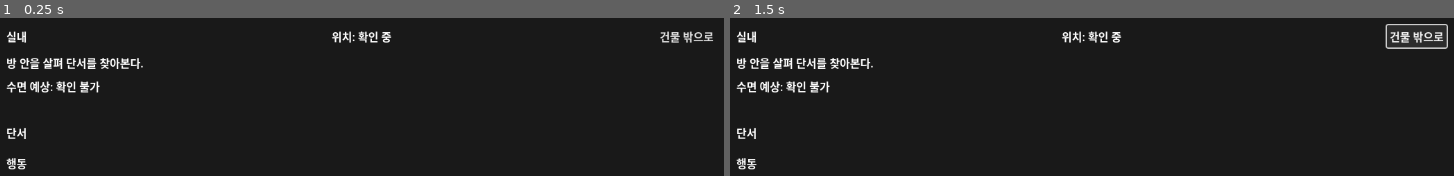
Above: before the commit, frames 1-2 (left to right).
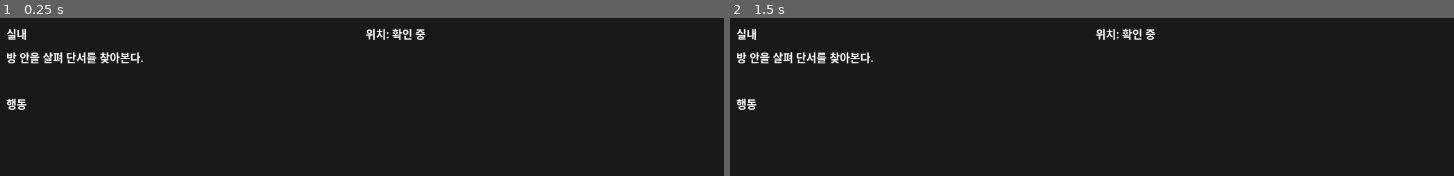
Above: after the commit, the same moments.

Repository: Pupre/apocalypse
Game: Godot game, scene res://scenes/indoor/indoor_mode.tscn
Two runs of this game, one before a commit and one after it. Both use one fixed random seed, a clock stepped at 60 frames per second and the inputs below. This scene is started directly instead of the project's main scene.
Inputs (mouse positions are in pixels of both pictures, inside the frame that each line leads up to):
- Up to frame 1 (0.25 s): no input
- Up to frame 2 (1.5 s): click (1417, 36) at 0.5 s, where only the run before the commit has a clickable "건물 밖으로"; tap Enter at 1.25 s; hold D (move_right) from 1.28 s (still down); tap E (enter_building) at 1.35 s

The runs differ from the first frame. In frame 1, 3.1% of the frame differs, in the area x 0-99%, y 6-97%; in frame 2, 3.4%, in the area x 0-100%, y 3-97%.

Commit message:
refactor: focus indoor UI on current zone context

Diff:
--- a/game/scenes/indoor/indoor_mode.tscn
+++ b/game/scenes/indoor/indoor_mode.tscn
@@ -41,25 +41,13 @@
 size_flags_horizontal = 3
 text = "위치: 확인 중"
 
-[node name="ExitButton" type="Button" parent="Panel/VBox/Header"]
-text = "건물 밖으로"
-
 [node name="SummaryLabel" type="Label" parent="Panel/VBox"]
 text = "방 안을 살펴 단서를 찾아본다."
 autowrap_mode = 3
 
-[node name="SleepPreviewLabel" type="Label" parent="Panel/VBox"]
-text = "수면 예상: 확인 불가"
-
 [node name="ResultLabel" type="Label" parent="Panel/VBox"]
 text = ""
 autowrap_mode = 3
-
-[node name="ClueHeadingLabel" type="Label" parent="Panel/VBox"]
-text = "단서"
-
-[node name="ClueList" type="VBoxContainer" parent="Panel/VBox"]
-theme_override_constants/separation = 6
 
 [node name="ActionHeadingLabel" type="Label" parent="Panel/VBox"]
 text = "행동"
--- a/game/scripts/indoor/indoor_director.gd
+++ b/game/scripts/indoor/indoor_director.gd
@@ -56,12 +56,32 @@
 	return current_zone_id
 
 
-func get_visible_clues() -> Array[Dictionary]:
-	return _resolver.get_visible_clues(_event_data, _event_state)
+func get_current_zone_summary() -> String:
+	var current_zone_id := get_current_zone_id()
+	if current_zone_id.is_empty() or _event_data.is_empty():
+		return get_event_summary()
+
+	var current_zone := _resolver.get_zone(_event_data, current_zone_id)
+	if current_zone.is_empty():
+		return get_event_summary()
+
+	var zone_summary := String(current_zone.get("summary", ""))
+	if not zone_summary.is_empty():
+		return zone_summary
+
+	return get_event_summary()
 
 
 func get_actions() -> Array[Dictionary]:
-	return _resolver.get_actions(_event_data, _event_state)
+	var actions := _resolver.get_actions(_event_data, _event_state)
+	if _is_at_entry_zone():
+		actions.append({
+			"id": "exit_building",
+			"label": "건물 밖으로 나간다",
+			"type": "exit",
+		})
+
+	return actions
 
 
 func get_sleep_preview() -> Dictionary:
@@ -73,6 +93,9 @@
 
 
 func apply_action(action_id: String) -> bool:
+	if action_id == "exit_building":
+		return true
+
 	if not _resolver.apply_action(_run_state, _event_data, _event_state, action_id):
 		return false
 
@@ -101,3 +124,7 @@
 		"zone_flags": {},
 		"noise": 0,
 	}
+
+
+func _is_at_entry_zone() -> bool:
+	return get_current_zone_id() == _resolver.get_entry_zone_id(_event_data)
--- a/game/scripts/indoor/indoor_mode.gd
+++ b/game/scripts/indoor/indoor_mode.gd
@@ -7,11 +7,8 @@
 var _title_label: Label = null
 var _location_label: Label = null
 var _summary_label: Label = null
-var _sleep_preview_label: Label = null
 var _result_label: Label = null
-var _clue_list: VBoxContainer = null
 var _action_buttons: VBoxContainer = null
-var _exit_button: Button = null
 var _director_connected := false
 
 
@@ -25,8 +22,6 @@
 func _ready() -> void:
 	_cache_nodes()
 	_bind_director()
-	if _exit_button != null and not _exit_button.pressed.is_connected(Callable(self, "_on_exit_pressed")):
-		_exit_button.pressed.connect(Callable(self, "_on_exit_pressed"))
 
 
 func _bind_director() -> void:
@@ -52,33 +47,14 @@
 	if _location_label != null:
 		_update_location_label()
 
-	if _summary_label != null and _director.has_method("get_event_summary"):
-		var summary: String = String(_director.get_event_summary())
+	if _summary_label != null and _director.has_method("get_current_zone_summary"):
+		var summary: String = String(_director.get_current_zone_summary())
 		_summary_label.text = summary if not summary.is_empty() else "방 안을 살펴 단서를 찾아본다."
-
-	if _sleep_preview_label != null and _director.has_method("get_sleep_preview"):
-		_sleep_preview_label.text = _sleep_preview_text(_director.get_sleep_preview())
 
 	if _result_label != null and _director.has_method("get_feedback_message"):
 		_result_label.text = String(_director.get_feedback_message())
 
-	_refresh_clue_list()
 	_refresh_action_buttons()
-
-
-func _refresh_clue_list() -> void:
-	if _clue_list == null:
-		return
-
-	_clear_children(_clue_list)
-	if not _director.has_method("get_visible_clues"):
-		return
-
-	for clue in _director.get_visible_clues():
-		var clue_label := Label.new()
-		clue_label.autowrap_mode = TextServer.AUTOWRAP_WORD_SMART
-		clue_label.text = "• %s" % String(clue.get("text", clue.get("id", "")))
-		_clue_list.add_child(clue_label)
 
 
 func _refresh_action_buttons() -> void:
@@ -101,19 +77,12 @@
 
 
 func _on_action_pressed(action_id: String) -> void:
+	if action_id == "exit_building":
+		exit_requested.emit()
+		return
+
 	if _director != null and _director.has_method("apply_action"):
 		_director.apply_action(action_id)
-
-
-func _on_exit_pressed() -> void:
-	exit_requested.emit()
-
-
-func _sleep_preview_text(preview: Dictionary) -> String:
-	if preview.is_empty():
-		return "수면 예상: 확인 불가"
-
-	return "수면 예상: %d분 (%s)" % [int(preview.get("sleep_minutes", 0)), String(preview.get("band", "알 수 없음"))]
 
 
 func _cache_nodes() -> void:
@@ -121,15 +90,13 @@
 	_title_label = get_node_or_null("Panel/VBox/Header/TitleLabel") as Label
 	_location_label = get_node_or_null("Panel/VBox/Header/LocationLabel") as Label
 	_summary_label = get_node_or_null("Panel/VBox/SummaryLabel") as Label
-	_sleep_preview_label = get_node_or_null("Panel/VBox/SleepPreviewLabel") as Label
 	_result_label = get_node_or_null("Panel/VBox/ResultLabel") as Label
-	_clue_list = get_node_or_null("Panel/VBox/ClueList") as VBoxContainer
 	_action_buttons = get_node_or_null("Panel/VBox/ActionButtons") as VBoxContainer
-	_exit_button = get_node_or_null("Panel/VBox/Header/ExitButton") as Button
 
 
 func _clear_children(container: Node) -> void:
 	for child in container.get_children():
+		container.remove_child(child)
 		child.queue_free()
 
 
--- a/game/tests/smoke/test_first_playable_loop.gd
+++ b/game/tests/smoke/test_first_playable_loop.gd
@@ -202,6 +202,18 @@
 		return
 	assert_eq(location_label.text, "위치: 정문 진입부", "Indoor mode should begin at the mart entrance zone.")
 
+	var summary_label := indoor_mode.get_node_or_null("Panel/VBox/SummaryLabel") as Label
+	if not assert_true(summary_label != null, "Indoor mode should expose a current-zone summary label."):
+		bootstrap.free()
+		return
+	assert_eq(summary_label.text, "깨진 자동문과 쓰러진 장바구니가 보인다.", "Indoor mode should describe the current entrance zone.")
+
+	var clue_list := indoor_mode.get_node_or_null("Panel/VBox/ClueList") as VBoxContainer
+	assert_true(clue_list == null, "Indoor mode should not expose a persistent clue list in the main layout.")
+
+	var sleep_preview_label := indoor_mode.get_node_or_null("Panel/VBox/SleepPreviewLabel") as Label
+	assert_true(sleep_preview_label == null, "Indoor mode should not expose sleep preview in the main layout.")
+
 	var action_buttons := indoor_mode.get_node_or_null("Panel/VBox/ActionButtons") as VBoxContainer
 	if not assert_true(action_buttons != null, "Indoor action buttons should be mounted in the UI tree."):
 		bootstrap.free()
@@ -209,6 +221,10 @@
 	if not assert_true(action_buttons.get_child_count() > 0, "The indoor UI should expose at least one action button."):
 		bootstrap.free()
 		return
+	assert_true(
+		_buttons_include_text(action_buttons, "건물 밖으로 나간다"),
+		"The entrance zone should expose leaving the building as a contextual action."
+	)
 
 	var move_checkout_button := _find_button_by_text(action_buttons, "계산대로 이동한다")
 	if not assert_true(move_checkout_button != null, "Indoor mode should expose a movement action into checkout."):
@@ -228,10 +244,15 @@
 	):
 		bootstrap.free()
 		return
+	assert_eq(summary_label.text, "계산대 뒤쪽에는 창고로 이어지는 문이 있다.", "Indoor mode should update the summary for the checkout zone.")
 
 	assert_true(
 		_buttons_include_text(action_buttons, "조용히 서랍을 연다"),
 		"Checkout should expose its local search action."
+	)
+	assert_true(
+		not _buttons_include_text(action_buttons, "건물 밖으로 나간다"),
+		"Leaving the building should not stay visible away from the entrance."
 	)
 
 	var checkout_search_button := _find_button_by_text(action_buttons, "조용히 서랍을 연다")
@@ -260,12 +281,29 @@
 	assert_eq(hud_clock_label.text, "1일차 11:00", "The checkout search should advance shared time.")
 	assert_true(result_label.text.find("30분 동안 수색했다.") != -1, "Indoor feedback should describe the spent time.")
 
-	var exit_button := indoor_mode.get_node_or_null("Panel/VBox/Header/ExitButton") as Button
-	if not assert_true(exit_button != null, "Indoor mode should expose an ExitButton for returning outside."):
-		bootstrap.free()
-		return
-
-	exit_button.emit_signal("pressed")
+	var return_to_entrance_button := _find_button_by_text(action_buttons, "정문 진입부로 이동한다")
+	if not assert_true(return_to_entrance_button != null, "Checkout should allow returning to the entrance zone."):
+		bootstrap.free()
+		return
+
+	return_to_entrance_button.emit_signal("pressed")
+	if not await _wait_until(
+		Callable(self, "_label_text_is").bind(location_label, "위치: 정문 진입부"),
+		"Timed out waiting for the indoor location to return to the entrance."
+	):
+		bootstrap.free()
+		return
+	assert_true(
+		_buttons_include_text(action_buttons, "건물 밖으로 나간다"),
+		"The entrance zone should restore the contextual leave-building action."
+	)
+
+	var exit_action_button := _find_button_by_text(action_buttons, "건물 밖으로 나간다")
+	if not assert_true(exit_action_button != null, "Indoor mode should expose a leave-building action at the entrance."):
+		bootstrap.free()
+		return
+
+	exit_action_button.emit_signal("pressed")
 	if not await _await_transition_completion(
 		run_shell,
 		hud_title_label,
@@ -278,7 +316,7 @@
 		bootstrap.free()
 		return
 
-	assert_eq(run_shell.get_current_mode_name(), "outdoor", "Pressing ExitButton should return the run shell to outdoor mode.")
+	assert_eq(run_shell.get_current_mode_name(), "outdoor", "Pressing the entrance leave action should return the run shell to outdoor mode.")
 	assert_eq(hud_title_label.text, "외부 생존 정보", "Returning outside should restore the outdoor HUD presentation.")
 	assert_eq(fade_rect.color.a, 0.0, "The transition layer should end transparent after leaving the building.")
 
--- a/game/tests/unit/test_indoor_mode.gd
+++ b/game/tests/unit/test_indoor_mode.gd
@@ -60,10 +60,9 @@
 	indoor_mode.exit_requested.connect(Callable(self, "_on_exit_requested"))
 
 	var exit_button := indoor_mode.get_node_or_null("Panel/VBox/Header/ExitButton") as Button
-	if not assert_true(exit_button != null, "Indoor mode should expose an ExitButton."):
+	if not assert_true(exit_button == null, "Indoor mode should no longer expose a global ExitButton."):
 		indoor_mode.free()
 		return
-	assert_eq(exit_button.text, "건물 밖으로", "Indoor mode should label the exit action as 건물 밖으로.")
 
 	var location_label := indoor_mode.get_node_or_null("Panel/VBox/Header/LocationLabel") as Label
 	if not assert_true(location_label != null, "Indoor mode should expose a LocationLabel."):
@@ -75,10 +74,39 @@
 		"Indoor mode should show the mart entry zone label after configure."
 	)
 
+	var summary_label := indoor_mode.get_node_or_null("Panel/VBox/SummaryLabel") as Label
+	if not assert_true(summary_label != null, "Indoor mode should expose a current-zone SummaryLabel."):
+		indoor_mode.free()
+		return
+	assert_eq(
+		summary_label.text,
+		"깨진 자동문과 쓰러진 장바구니가 보인다.",
+		"Indoor mode should show the current zone summary instead of the building summary."
+	)
+
+	var sleep_preview_label := indoor_mode.get_node_or_null("Panel/VBox/SleepPreviewLabel") as Label
+	if not assert_true(sleep_preview_label == null, "Indoor mode should hide sleep preview from the main reading surface."):
+		indoor_mode.free()
+		return
+
+	var clue_list := indoor_mode.get_node_or_null("Panel/VBox/ClueList") as VBoxContainer
+	if not assert_true(clue_list == null, "Indoor mode should hide the persistent clue list from the main reading surface."):
+		indoor_mode.free()
+		return
+
 	var backdrop := indoor_mode.get_node_or_null("Backdrop") as ColorRect
 	if not assert_true(backdrop != null, "Indoor mode should expose a Backdrop node for the reading surface."):
 		indoor_mode.free()
 		return
+
+	var action_buttons := indoor_mode.get_node_or_null("Panel/VBox/ActionButtons") as VBoxContainer
+	if not assert_true(action_buttons != null, "Indoor mode should expose action buttons."):
+		indoor_mode.free()
+		return
+	assert_true(
+		_find_button_by_text(action_buttons, "건물 밖으로 나간다") != null,
+		"Indoor mode should expose leaving the building as a contextual action at the entrance."
+	)
 
 	var director := indoor_mode.get_node_or_null("Director")
 	if not assert_true(director != null and director.has_method("apply_action"), "Indoor mode should expose its Director node."):
@@ -94,8 +122,31 @@
 		"위치: 계산대",
 		"Indoor mode should refresh the location label after the director changes zone."
 	)
+	assert_eq(
+		summary_label.text,
+		"계산대 뒤쪽에는 창고로 이어지는 문이 있다.",
+		"Indoor mode should update the summary for the current zone after moving."
+	)
+	assert_true(
+		_find_button_by_text(action_buttons, "건물 밖으로 나간다") == null,
+		"Indoor mode should hide the leave-building action away from the entrance."
+	)
 
-	exit_button.emit_signal("pressed")
+	assert_true(
+		director.apply_action("move_mart_entrance"),
+		"Director should allow moving back to the mart entrance."
+	)
+	assert_true(
+		_find_button_by_text(action_buttons, "건물 밖으로 나간다") != null,
+		"Indoor mode should restore the contextual leave-building action when back at the entrance."
+	)
+
+	var exit_action_button := _find_button_by_text(action_buttons, "건물 밖으로 나간다")
+	if not assert_true(exit_action_button != null, "Indoor mode should surface a clickable leave-building action."):
+		indoor_mode.free()
+		return
+
+	exit_action_button.emit_signal("pressed")
 	assert_eq(_exit_requested_count, 1, "Pressing ExitButton should emit exit_requested exactly once.")
 
 	indoor_mode.free()
@@ -106,6 +157,18 @@
 	_exit_requested_count += 1
 
 
+func _find_button_by_text(container: VBoxContainer, expected_text: String) -> Button:
+	if container == null:
+		return null
+
+	for child in container.get_children():
+		var button := child as Button
+		if button != null and button.text == expected_text:
+			return button
+
+	return null
+
+
 func get_job(job_id: String) -> Dictionary:
 	return _test_jobs.get(job_id, {})
 
